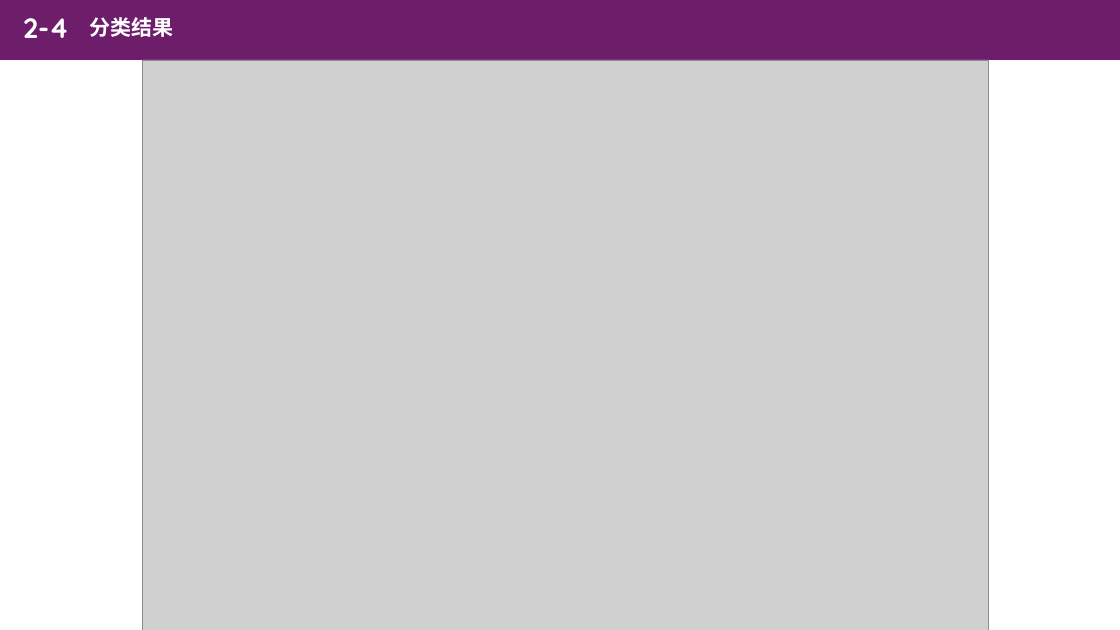
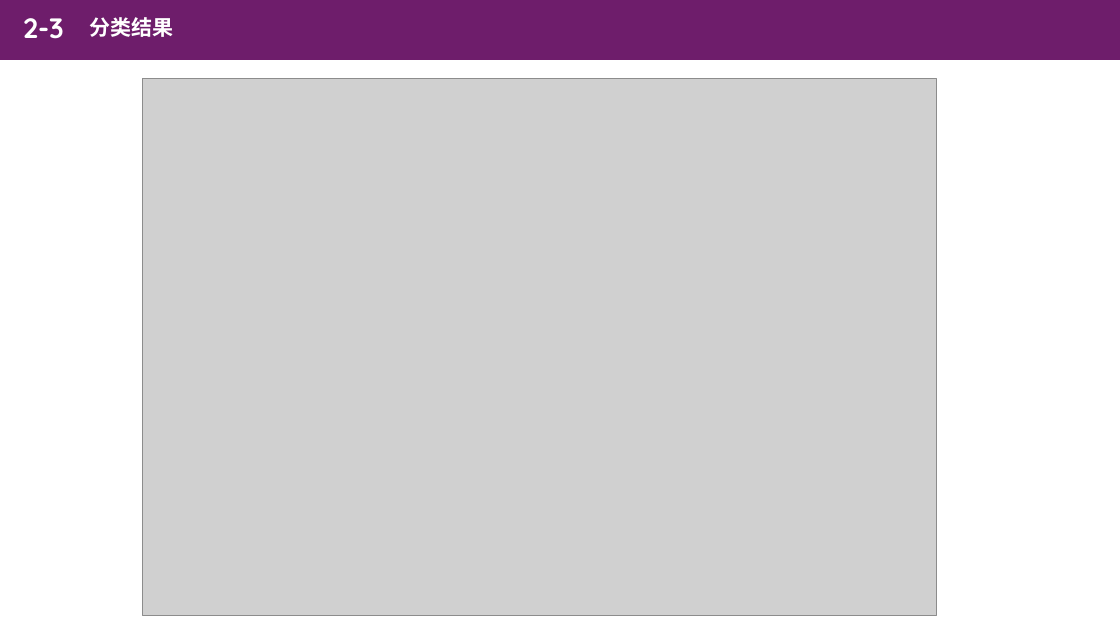
Before and after one commit to cuiods/DataRepository, a slide deck: slide 6 of Homework2/数据仓库报告.pptx (slide 5 before the commit). Drawn at 1120x630 pixels with LibreOffice and Linux fonts; fonts in the diff are those of the drawing; grey boxes stand for pictures. Boxes give left, top, right and bottom in pixels: in the first picture for what was removed or moved away, otherwise in the second. Text is boxed around its words. In the diff, an @@ line names an element or a change of style, - is before the commit and + after.

```diff
--- a/Homework2/数据仓库报告.pptx
+++ b/Homework2/数据仓库报告.pptx
@@ text at box(23, 18, 64, 39): text changed @@
-2-4
+2-3
@@ picture: place and size @@
-picture at box(143, 60, 989, 630)
+picture at box(143, 79, 937, 616)
```
Also in this commit, not shown: 6 other slides changed, 2 slides added, 1 other file.
